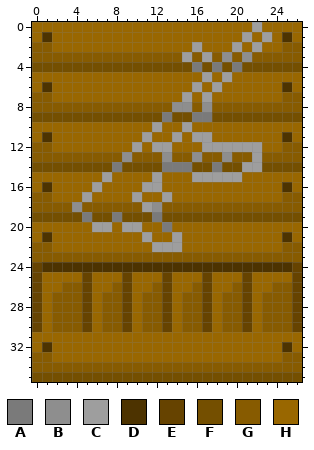
A pixel-art sprite gets an edit: Project/Resources/img/crate_machine_gun.png. Above: the version before the commit.
The file is 27x36 pixels. Colours within 5 levels of each other are drawn and written as one.
Palette (. is transparent): A #7a7a7a  B #8e8e8e  C #9e9e9e  D #4d3300  E #664300  F #744f00  G #875b00  H #996700
After the commit:
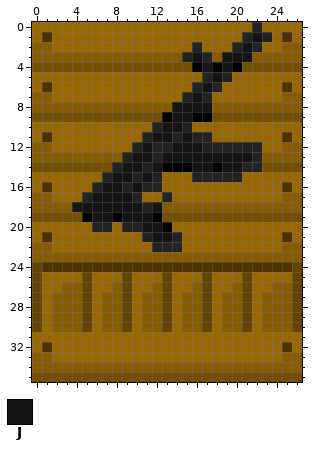
Colours new in this view: J #151515
Diff:
{"colour":"A","old":"#7a7a7a","new":"#000000"}
{"colour":"C","old":"#9e9e9e","new":"#232323"}
{"y":1,"x":22,"old":"H","new":"J"}
{"y":2,"x":21,"old":"H","new":"J"}
{"y":3,"x":16,"old":"G","new":"J"}
{"y":3,"x":19,"old":"BGB","new":"JJJ"}
{"y":4,"x":17,"old":"F","new":"J"}
{"y":4,"x":19,"old":"F","new":"J"}
{"y":5,"x":18,"old":"H","new":"J"}
{"y":6,"x":17,"old":"H","new":"J"}
{"y":7,"x":16,"old":"H","new":"J"}
{"y":8,"x":14,"old":"BBGB","new":"JJJJ"}
{"y":9,"x":14,"old":"FF","new":"JJ"}
{"y":10,"x":13,"old":"HH","new":"JJ"}
{"y":11,"x":12,"old":"HH","new":"JJ"}
{"y":11,"x":15,"old":"H","new":"J"}
{"y":12,"x":11,"old":"H","new":"J"}
{"y":12,"x":14,"old":"HHH","new":"JJJ"}
{"y":13,"x":9,"old":"BGGGBGGBGGBGG","new":"CJJCJJJJJJJJJ"}
{"y":14,"x":8,"old":"AFFFF","new":"CJJCJ"}
{"y":14,"x":16,"old":"FF","new":"JJ"}
{"y":14,"x":19,"old":"FF","new":"JJ"}
{"y":15,"x":8,"old":"HHHH","new":"JJCJ"}
{"y":16,"x":7,"old":"HHHH","new":"JJCJ"}
{"y":17,"x":6,"old":"HHHH","new":"JJJJ"}
{"y":18,"x":4,"old":"BGGGGGG","new":"JJJJJJJ"}
{"y":18,"x":12,"old":"B","new":"J"}
{"y":19,"x":6,"old":"FF","new":"JJ"}
{"y":19,"x":9,"old":"FFF","new":"JJJ"}
{"y":20,"x":11,"old":"HH","new":"JJ"}
{"y":21,"x":12,"old":"HH","new":"JJ"}
